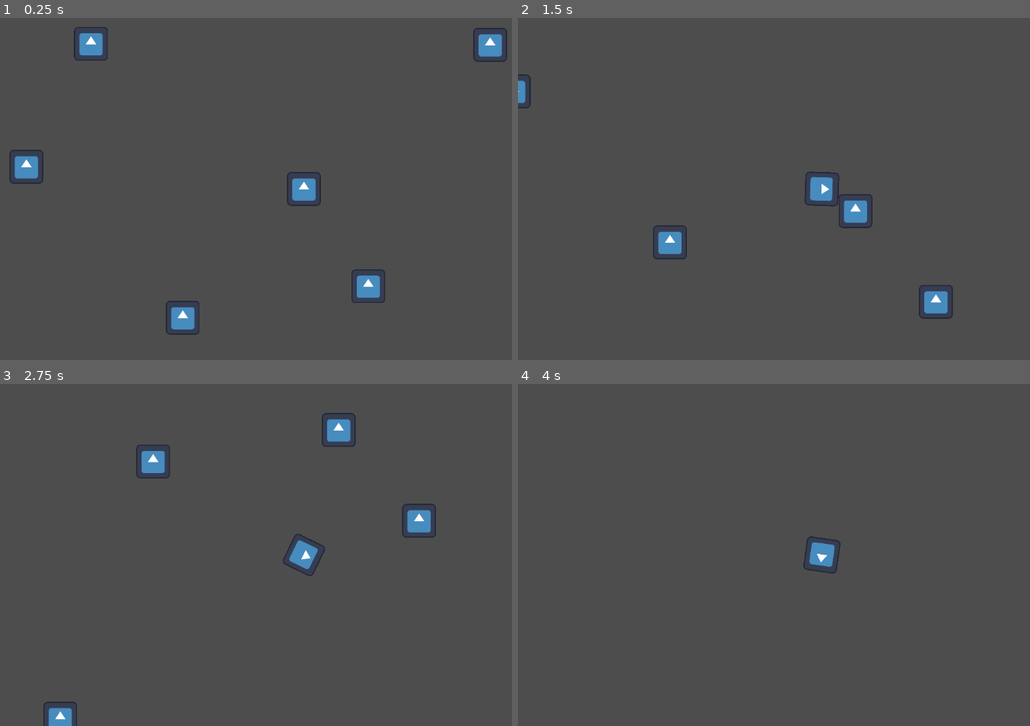
Above: before the commit, frames 1-4 (two rows, left to right).
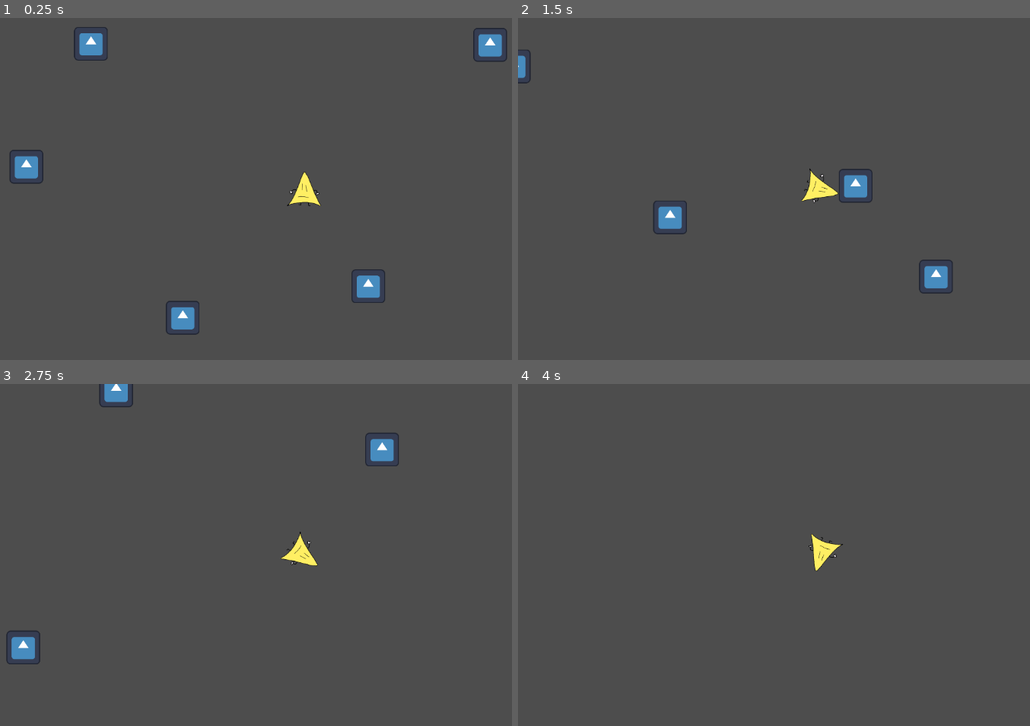
Above: after the commit, the same moments.

Repository: badfetus/space-postal-service
Game: Godot game, scene res://play_scene.tscn
The game is run twice, just before and just after one commit, with the same random seed, the same clock (stepped at 60 frames per second) and the same inputs. The engine's default icon, where the game draws it, is replaced by a stand-in: a white triangle on a blue panel in a dark square.
Inputs:
- Up to frame 1 (0.25 s): no input
- Up to frame 2 (1.5 s): hold Right (Right) 0.53-1.28 s; hold Space (Boost) 0.53-1.28 s; hold Left (Left) from 1.28 s (still down); tap Space (Boost) at 1.35 s
- Up to frame 3 (2.75 s): release Left (Left) at 2.03 s; hold Right (Right) from 2.03 s (still down); hold Space (Boost) from 2.03 s (still down)
- Up to frame 4 (4 s): release Space (Boost) at 2.78 s; tap Space (Boost) at 2.85 s; release Right (Right) at 3.53 s; hold Left (Left) from 3.53 s (still down); hold Space (Boost) from 3.53 s (still down)

The runs differ from the first frame. In frame 1, 0.5% of the frame differs, in the area x 56-63%, y 44-56%; in frame 2, 2.9%; in frame 3, 3.1%, in the area x 1-86%, y 0-100%; in frame 4, 0.5%.

Commit message:
player graphics

Diff:
--- a/player/player.tscn
+++ b/player/player.tscn
@@ -1,19 +1,16 @@
-[gd_scene load_steps=4 format=3 uid="uid://buafxlc75qtin"]
+[gd_scene load_steps=3 format=3 uid="uid://buafxlc75qtin"]
 
 [ext_resource type="Script" path="res://player/player.gd" id="1_ucn4h"]
-[ext_resource type="Texture2D" uid="uid://bdqiy5mgxrak3" path="res://icon.svg" id="1_xwia8"]
-
-[sub_resource type="RectangleShape2D" id="RectangleShape2D_tqspr"]
-size = Vector2(128, 128)
+[ext_resource type="Texture2D" uid="uid://du7ihrwx7gmlk" path="res://player/player_sprite.tga" id="2_jre62"]
 
 [node name="player" type="RigidBody2D"]
 script = ExtResource("1_ucn4h")
 
 [node name="Sprite2D" type="Sprite2D" parent="."]
-texture = ExtResource("1_xwia8")
-
-[node name="CollisionShape2D" type="CollisionShape2D" parent="."]
-shape = SubResource("RectangleShape2D_tqspr")
+texture = ExtResource("2_jre62")
 
 [node name="Camera2D" type="Camera2D" parent="."]
 zoom = Vector2(0.5, 0.5)
+
+[node name="CollisionPolygon2D" type="CollisionPolygon2D" parent="."]
+polygon = PackedVector2Array(0, -64, 64, 64, -64, 64)
Binary file added: player/player_sprite.tga
Not shown, added: player/player_sprite.tga.import
